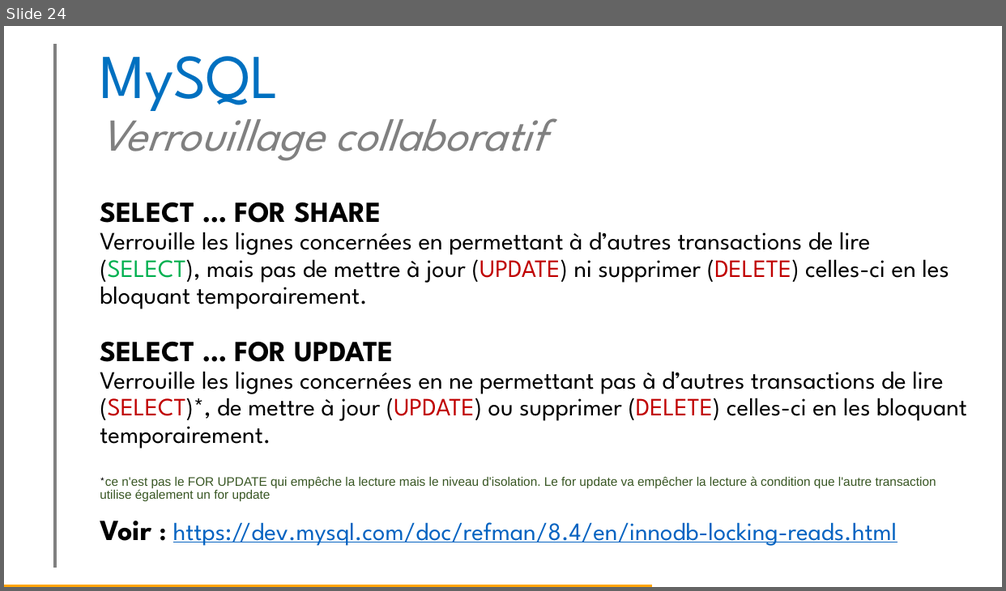
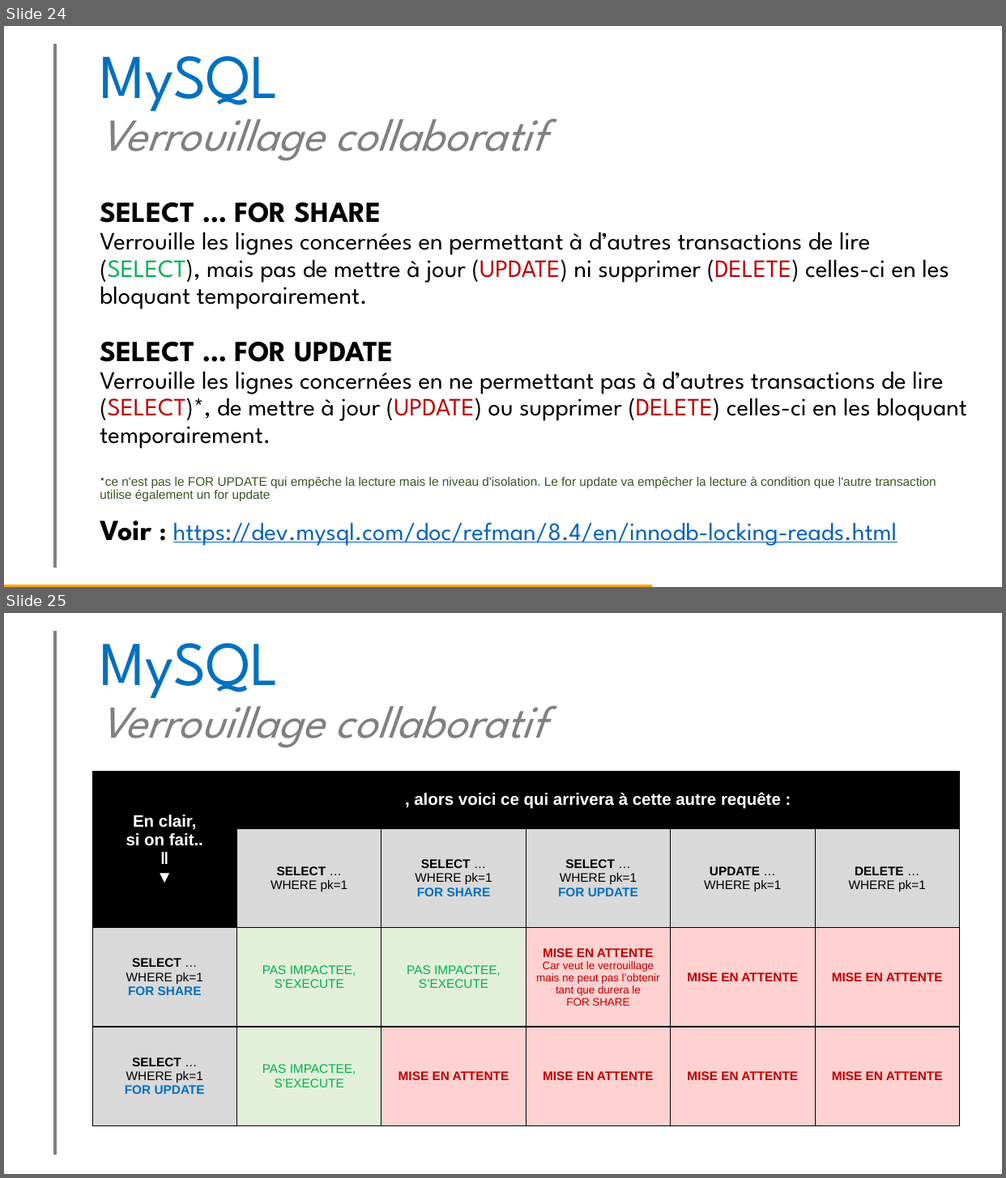
Before and after one commit to emf-info-223/223_01_TH_01_ConcurrenceMultiUtilisateurs, a slide deck: presentation/223-Introduction-au-verrouillage.pptm. Shown one above the other, each under a label of ours: slide 24 before the commit, slides 24 and 25 after it. The pictures are 1006x591 and 1006x1178 pixels, drawn with LibreOffice and Linux fonts; fonts in the diff are those of the drawing; background and template pictures are left out. Boxes give left, top, right and bottom in pixels: in the first picture for what was removed or moved away, otherwise in the second. Text is boxed around its words. In the diff, an @@ line names an element or a change of style, - is before the commit and + after.

Commit message:
Màj présentation

```diff
--- a/presentation/223-Introduction-au-verrouillage.pptm
+++ b/presentation/223-Introduction-au-verrouillage.pptm
@@ slide 25 added at (4,613,1002,1174), background #FFFFFF; not listed: 1 template element that a slide beside it also shows @@
@@ title added at (100,643,547,748), 44 pt, text #808080, italic @@
+MySQL
+Verrouillage collaboratif
@@ table added at (92,771,959,1126), 4 rows, 6 columns @@
+En clair, si on fait.. / ‖ / ▼ | , alors voici ce qui arrivera à cette autre requête : |  |  |  | 
+ | SELECT … / WHERE pk=1 | SELECT … / WHERE pk=1 / FOR SHARE | SELECT … / WHERE pk=1 / FOR UPDATE | UPDATE … / WHERE pk=1 | DELETE … / WHERE pk=1
+SELECT … / WHERE pk=1 / FOR SHARE | PAS IMPACTEE, / S’EXECUTE | PAS IMPACTEE, / S’EXECUTE | MISE EN ATTENTE / Car veut le verrouillage mais ne peut pas l’obtenir tant que durera le FOR SHARE | MISE EN ATTENTE | MISE EN ATTENTE
+SELECT … / WHERE pk=1 / FOR UPDATE | PAS IMPACTEE, / S’EXECUTE | MISE EN ATTENTE | MISE EN ATTENTE | MISE EN ATTENTE | MISE EN ATTENTE
```
Also in this commit, not shown: 2 other files.
